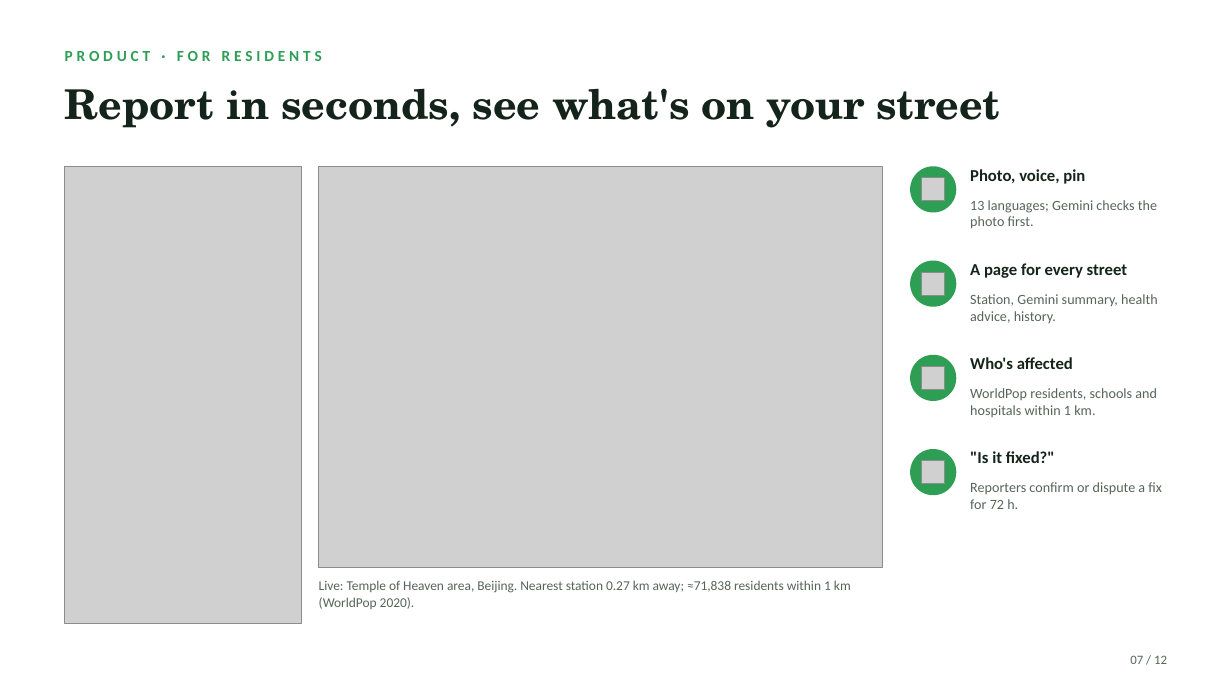
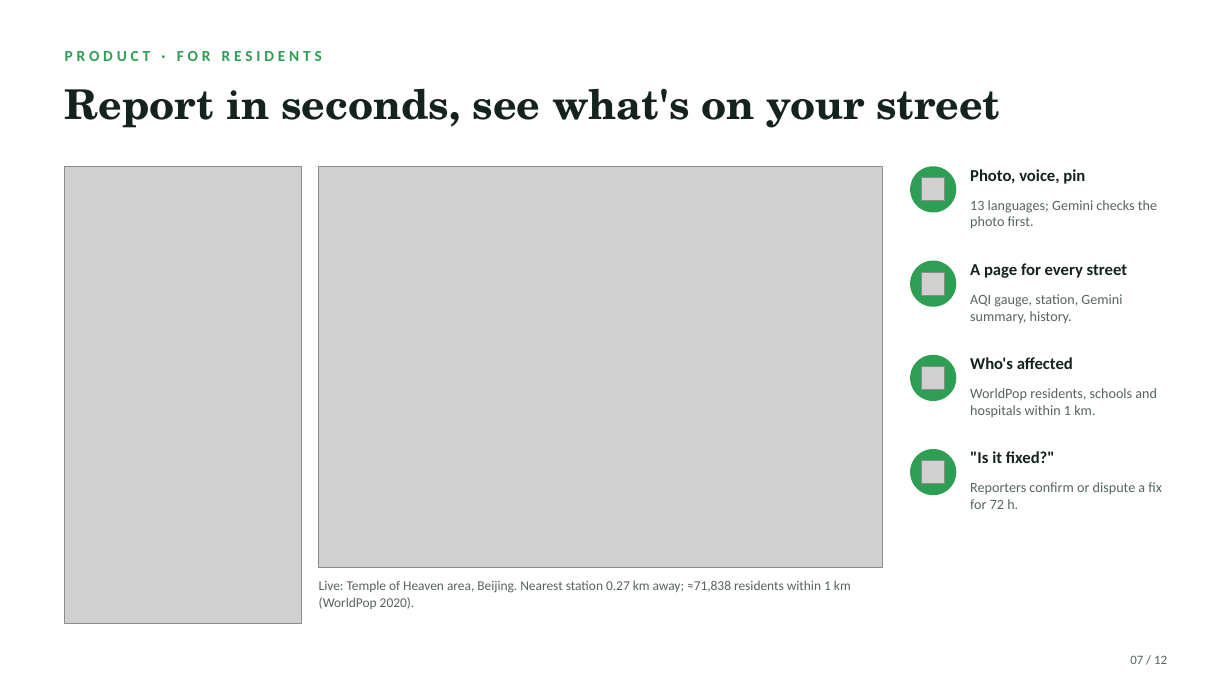
Before and after one commit to PROSTLE/CleanAir, a slide deck: slide 7 of presentation/VayuSetu-BRICS.pptx. Drawn at 1232x693 pixels with LibreOffice and Linux fonts; fonts in the diff are those of the drawing; grey boxes stand for pictures. Boxes give left, top, right and bottom in pixels: in the first picture for what was removed or moved away, otherwise in the second. Text is boxed around its words. In the diff, an @@ line names an element or a change of style, - is before the commit and + after.

```diff
--- a/presentation/VayuSetu-BRICS.pptx
+++ b/presentation/VayuSetu-BRICS.pptx
@@ text at <box>970,294,1122,324</box>: text changed @@
-Station, Gemini summary, health advice, history.
+AQI gauge, station, Gemini summary, history.
```
Also in this commit, not shown: 6 other slides changed, 3 other files.
